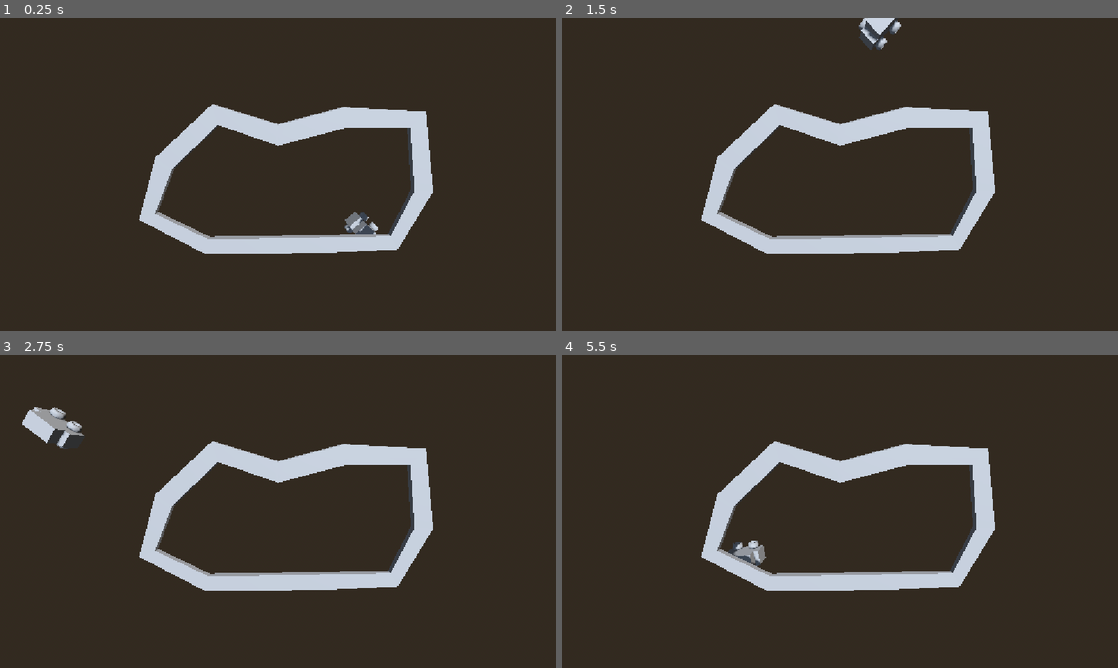
Above: before the commit, frames 1-4 (two rows, left to right).
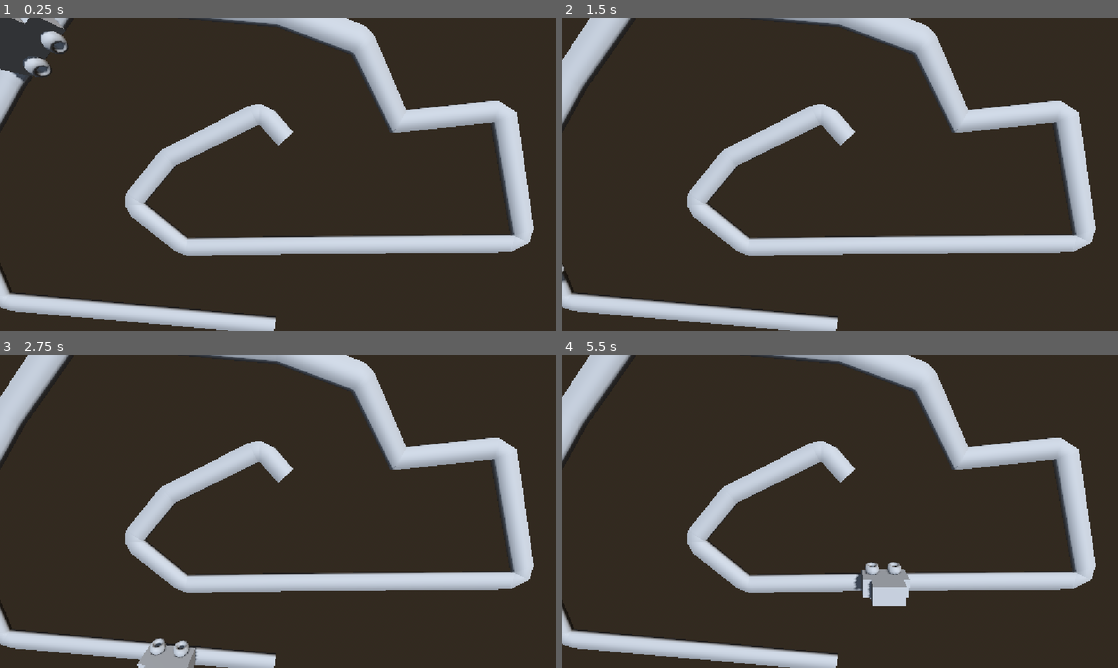
Above: after the commit, the same moments.

Repository: MauroEscalante-Hub/Linea-San-Gnomo
Game: Godot game, scene res://Escenas/test.tscn
Same seed, same stepped clock (60 frames per second), same inputs: the game is played once before the commit and once after it. The project has no main scene, so this scene is started directly.
Inputs:
- Up to frame 1 (0.25 s): no input
- Up to frame 2 (1.5 s): hold D (derecha) 0.53-1.28 s; tap S (frenar) at 0.6, 1.35 s; hold A (izquierda) from 1.28 s (still down)
- Up to frame 3 (2.75 s): release A (izquierda) at 2.03 s; hold D (derecha) from 2.03 s (still down); tap S (frenar) at 2.1 s
- Up to frame 4 (5.5 s): release D (derecha) at 2.78 s; hold W (avanzar) 2.78-3.53 s; tap S (frenar) every 0.75 s from 2.85 to 5.1 s; hold A (izquierda) from 3.53 s (still down)

The runs differ from the first frame. In frame 1, 17% of the frame differs, in the area x 0-96%, y 0-100%; in frame 2, 17%; in frame 3, 18%; in frame 4, 18%.

Commit message:
trencito anda centrado

Diff:
--- a/Escenas/Tren/Vagon.tscn
+++ b/Escenas/Tren/Vagon.tscn
@@ -12,7 +12,7 @@
 }]
 
 [sub_resource type="BoxShape3D" id="BoxShape3D_5cipi"]
-size = Vector3(0.9869995, 1.649292, 2.314331)
+size = Vector3(0.9869995, 1.9107056, 2.462616)
 
 [node name="VehicleBody3D" type="VehicleBody3D" unique_id=2072145692]
 
@@ -64,17 +64,21 @@
 sides = 10
 
 [node name="CollisionShape3D" type="CollisionShape3D" parent="." unique_id=735369643]
-transform = Transform3D(1, 0, 0, 0, 1, 0, 0, 0, 1, -0.006500244, 0.324646, -0.6314087)
+transform = Transform3D(1, 0, 0, 0, 1, 0, 0, 0, 1, -0.007, 0.13070679, -0.6383209)
 shape = SubResource("BoxShape3D_5cipi")
 
 [node name="Giro1" type="VehicleWheel3D" parent="." unique_id=2007168836]
-transform = Transform3D(1, 0, 0, 0, 0.6328617, 0, 0, 0, 0.629076, -0.6934922, -0.24459565, -0.01856935)
+transform = Transform3D(0.675, 0, 0, 0, 0.675, 0, 0, 0, 0.675, -0.68271065, -0.30451286, 0.024228662)
+use_as_steering = true
 
 [node name="Giro2" type="VehicleWheel3D" parent="." unique_id=575587241]
-transform = Transform3D(1, 0, 0, 0, 0.6328617, 0, 0, 0, 0.629076, 0.6294624, -0.24459565, -0.01856935)
+transform = Transform3D(0.67, 0, 0, 0, 0.67, 0, 0, 0, 0.67, 0.72817093, -0.2685669, -1.1114147)
+use_as_steering = true
 
 [node name="Track1" type="VehicleWheel3D" parent="." unique_id=245557345]
-transform = Transform3D(1, 0, 0, 0, 0.6328617, 0, 0, 0, 0.629076, 0.6294624, -0.24459565, -1.1820234)
+transform = Transform3D(0.67, 0, 0, 0, 0.67, 0, 0, 0, 0.67, -0.68926454, -0.30027997, -1.1903443)
+use_as_traction = true
 
 [node name="Track2" type="VehicleWheel3D" parent="." unique_id=1285573281]
-transform = Transform3D(1, 0, 0, 0, 0.6328617, 0, 0, 0, 0.629076, -0.8517179, -0.24459565, -1.1820234)
+transform = Transform3D(0.67, 0, 0, 0, 0.67, 0, 0, 0, 0.67, 0.69196355, -0.40561992, -1.2129112)
+use_as_traction = true
--- a/Escenas/Tren/ruta.tscn
+++ b/Escenas/Tren/ruta.tscn
@@ -1,26 +1,29 @@
 [gd_scene format=3 uid="uid://dxp4h38x38m4e"]
 
 [sub_resource type="Curve3D" id="Curve3D_07ysl"]
-closed = true
 _data = {
-"points": PackedVector3Array(0, 0, 0, 0, 0, 0, -1e-45, 0, -1.0248778, 0, 0, 0, 0, 0, 0, -0.89752626, 0, -2.0315626, 0, 0, 0, 0, 0, 0, -3.0685692, 0, -2.007305, 0, 0, 0, 0, 0, 0, -5.1668396, 0, -0.01819306, 0, 0, 0, 0, 0, 0, -7.07105, 0, 2.0194335, 0, 0, 0, 0, 0, 0, -4.999704, 0, 4.093378, 0, 0, 0, 0, 0, 0, 0.9069886, 0, 3.9963486, 0, 0, 0, 0, 0, 0, 6.898582, 0, 3.8750613, 0, 0, 0, 0, 0, 0, 7.104769, 0, 0.06663952, 0, 0, 0, 0, 0, 0, 6.24363, 0, -2.152918, 0, 0, 0, 0, 0, 0, 2.935207, 0, -1.8344212),
-"tilts": PackedFloat32Array(0, 0, 0, 0, 0, 0, 0, 0, 0, 0, 0)
+"points": PackedVector3Array(0, 0, 0, 0, 0, 0, -1e-45, 0, -1.0248778, 0, 0, 0, 0, 0, 0, -0.89752626, 0, -2.0315626, 0, 0, 0, 0, 0, 0, -5.1668396, 0, -0.01819306, 0, 0, 0, 0, 0, 0, -7.07105, 0, 2.0194335, 0, 0, 0, 0, 0, 0, -4.999704, 0, 4.093378, 0, 0, 0, 0, 0, 0, 0.9069886, 0, 3.9963486, 0, 0, 0, 0, 0, 0, 12.894964, 0, 3.8750613, 0, 0, 0, 0, 0, 0, 10.286385, 0, -2.152918, 0, 0, 0, 0, 0, 0, 5.369368, 0.25976563, -1.6409982, 0, 0, 0, 0, 0, 0, 2.8595886, 1.3371582, -4.6881714, 0, 0, 0, 0, 0, 0, -0.04971659, 1.3371582, -5.6366262, 0, 0, 0, 0, 0, 0, -7.388368, 1.3371582, -6.206619, 0, 0, 0, 0, 0, 0, -10.273955, 1.3371582, -3.46353, 0, 0, 0, 0, 0, 0, -14.085778, 1.3371582, 0.81141305, 0, 0, 0, 0, 0, 0, -13.872031, 1.3371582, 6.4757113, 0, 0, 0, 0, 0, 0, -0.1209656, 1.3371582, 8.043192),
+"tilts": PackedFloat32Array(0, 0, 0, 0, 0, 0, 0, 0, 0, 0, 0, 0, 0, 0, 0, 0)
 }
-point_count = 11
+point_count = 16
 
 [node name="ruta" type="Path3D" unique_id=622969983]
 curve = SubResource("Curve3D_07ysl")
 
 [node name="CSGPolygon3D" type="CSGPolygon3D" parent="." unique_id=1912561931]
+autosmooth = true
+smoothing_angle = 136.5
+use_collision = true
 polygon = PackedVector2Array(0, 0, 0.0082092285, 0.26019287, 0.966568, 0.27575684, 1, 0)
 mode = 2
 path_node = NodePath("..")
 path_interval_type = 1
-path_interval = 0.96
+path_interval = 0.01
 path_simplify_angle = 0.0
 path_rotation = 2
-path_rotation_accurate = false
+path_rotation_accurate = true
 path_local = false
-path_continuous_u = true
+path_continuous_u = false
 path_u_distance = 1.0
 path_joined = false
+smooth_faces = true
--- a/Escenas/path_follow_3d.gd
+++ b/Escenas/path_follow_3d.gd
@@ -1,6 +1,6 @@
 extends PathFollow3D
 
-var speed = 0.1
+@export var speed :float=0.0089
 
 
 # Called every frame. 'delta' is the elapsed time since the previous frame.
--- a/Escenas/test.tscn
+++ b/Escenas/test.tscn
@@ -39,14 +39,18 @@
 [node name="CollisionShape3D" type="CollisionShape3D" parent="MeshInstance3D/StaticBody3D" unique_id=1529049131]
 shape = SubResource("ConcavePolygonShape3D_8uh7m")
 
-[node name="Camera3D" type="Camera3D" parent="." unique_id=1074324620]
-transform = Transform3D(1, 0, 0, 0, -0.2393411, 0.9709356, 0, -0.9709356, -0.2393411, 0, 10.287731, -2.0532553)
-
 [node name="ruta" parent="." unique_id=769427440 instance=ExtResource("1_m32vk")]
 
 [node name="PathFollow3D" type="PathFollow3D" parent="ruta" unique_id=114226418]
-transform = Transform3D(0.9985313, 5.3468217e-09, -0.054176793, 4.4408926e-16, 1, 9.86921e-08, 0.054176793, -9.854716e-08, 0.9985313, 0.18662143, 3.6041584, -10.302408)
+transform = Transform3D(0.07732139, 0.004224835, 0.99698937, -0.05455849, 0.9985105, 2.7742034e-12, -0.9955118, -0.054394685, 0.07743616, -6.444975, 2.3406615, -6.188342)
+progress = 54.77387
+v_offset = 1.005
 script = ExtResource("2_ypmfe")
+speed = 0.104
 
 [node name="VehicleBody3D" parent="ruta/PathFollow3D" unique_id=2072145692 instance=ExtResource("1_37kl0")]
-transform = Transform3D(0.99853146, 8.881785e-16, 0.054176804, 5.346822e-09, 1, -9.8547176e-08, -0.054176804, 9.869212e-08, 0.99853146, 0.37180418, -3.0825372, 10.297389)
+transform = Transform3D(1.0000001, 0, 0, 0, 1, 0, 0, 0, 1.0000001, 0, 0, 0)
+disable_mode = 1
+
+[node name="Camera3D" type="Camera3D" parent="." unique_id=1074324620]
+transform = Transform3D(1, 0, 0, 0, -0.2393411, 0.9709356, 0, -0.9709356, -0.2393411, 0, 10.214977, -2.0532553)
